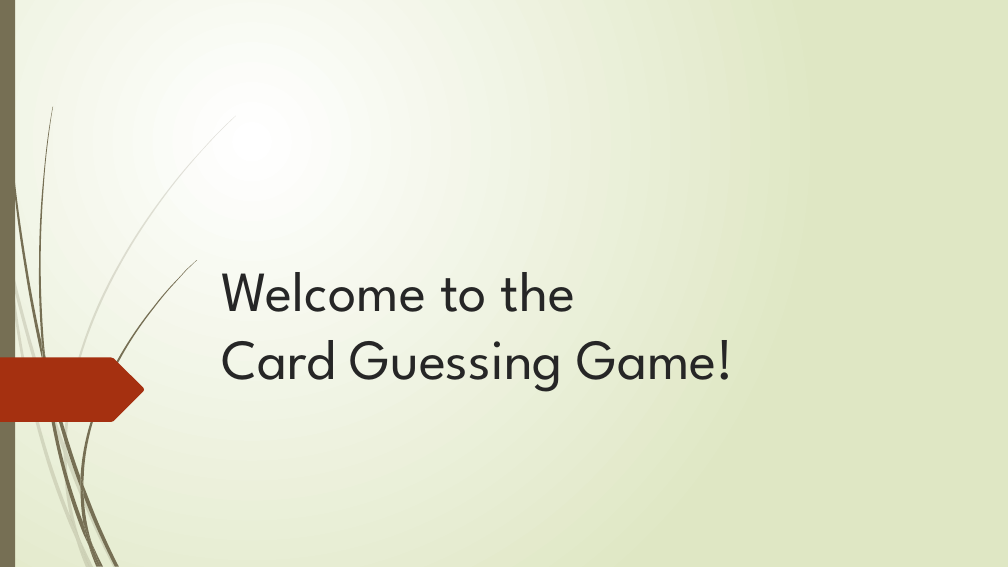
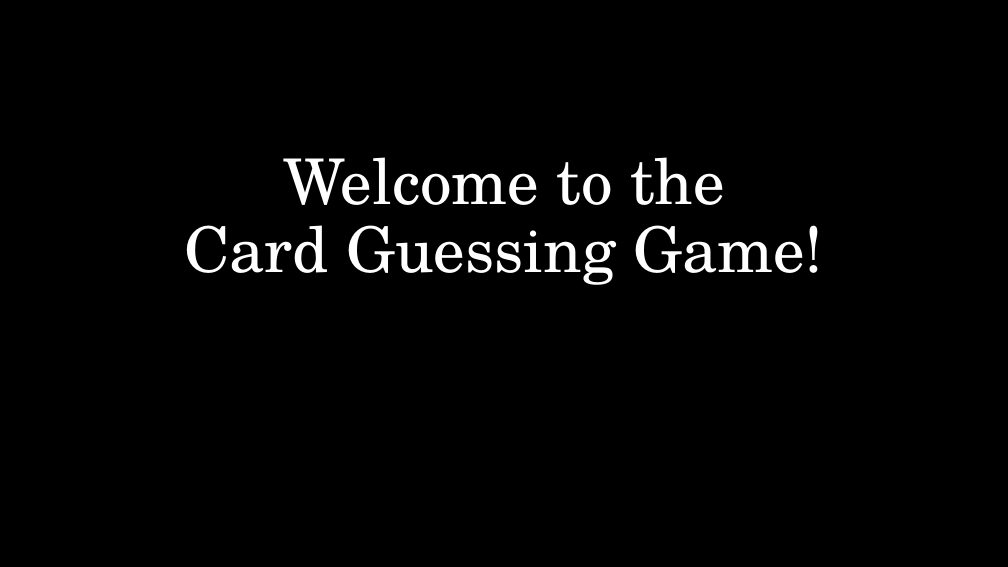
Before and after one commit to DVS-Lab/rf1-sequence-pilot, a slide deck: slide 1 of stimuli/Instructions.pptx. Drawn at 1008x567 pixels with LibreOffice and Linux fonts; fonts in the diff are those of the drawing. Boxes give left, top, right and bottom in pixels: in the first picture for what was removed or moved away, otherwise in the second. Text is boxed around its words. In the diff, an @@ line names an element or a change of style, - is before the commit and + after.

```diff
--- a/stimuli/Instructions.pptx
+++ b/stimuli/Instructions.pptx
@@ background gradient #FFFFFF to #DFE8C4 to #000000 @@
@@ rectangle removed at [0,0,15,567] @@
@@ title "Welcome to the Card Guessing ...": place and size @@
-title "Welcome to the Card Guessing ..." at [222,272,735,392]
+title "Welcome to the Card Guessing ..." at [184,157,823,285]
@@ title "Welcome to the Card Guessing ..." at [184,157,823,285]: size 54 to 60 pt, font League Spartan to TeX Gyre Schola, text colour #262626 to #FFFFFF; alignment left to centre; line spacing 1 to 0.9 @@
@@ freeform shape removed at [0,358,144,422] @@
@@ group removed at [0,116,236,567]: 10 freeform shapes @@
@@ group removed at [2,0,197,567]: 12 freeform shapes @@
```
Also in this commit, not shown: 10 other slides changed.
